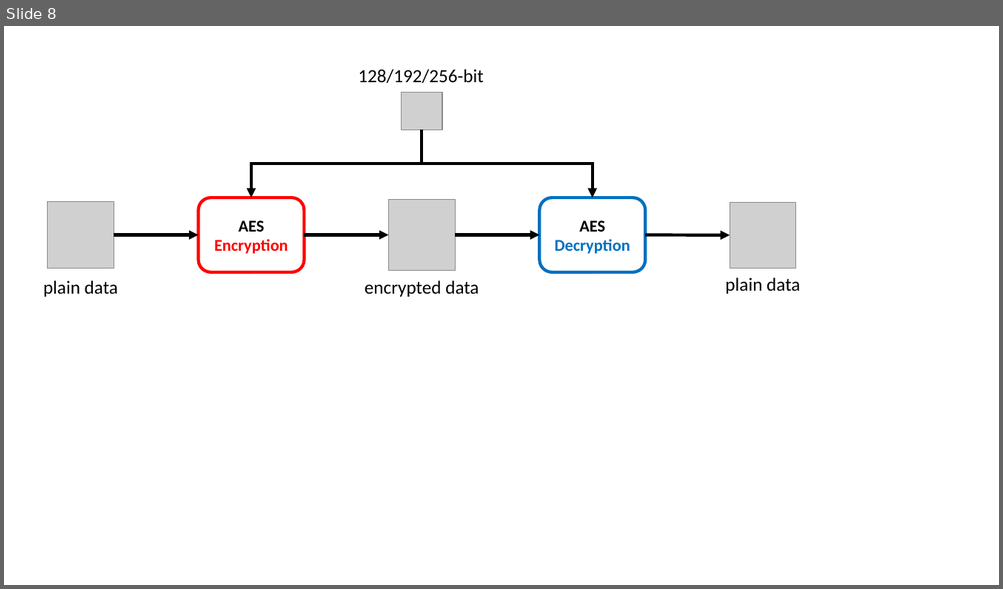
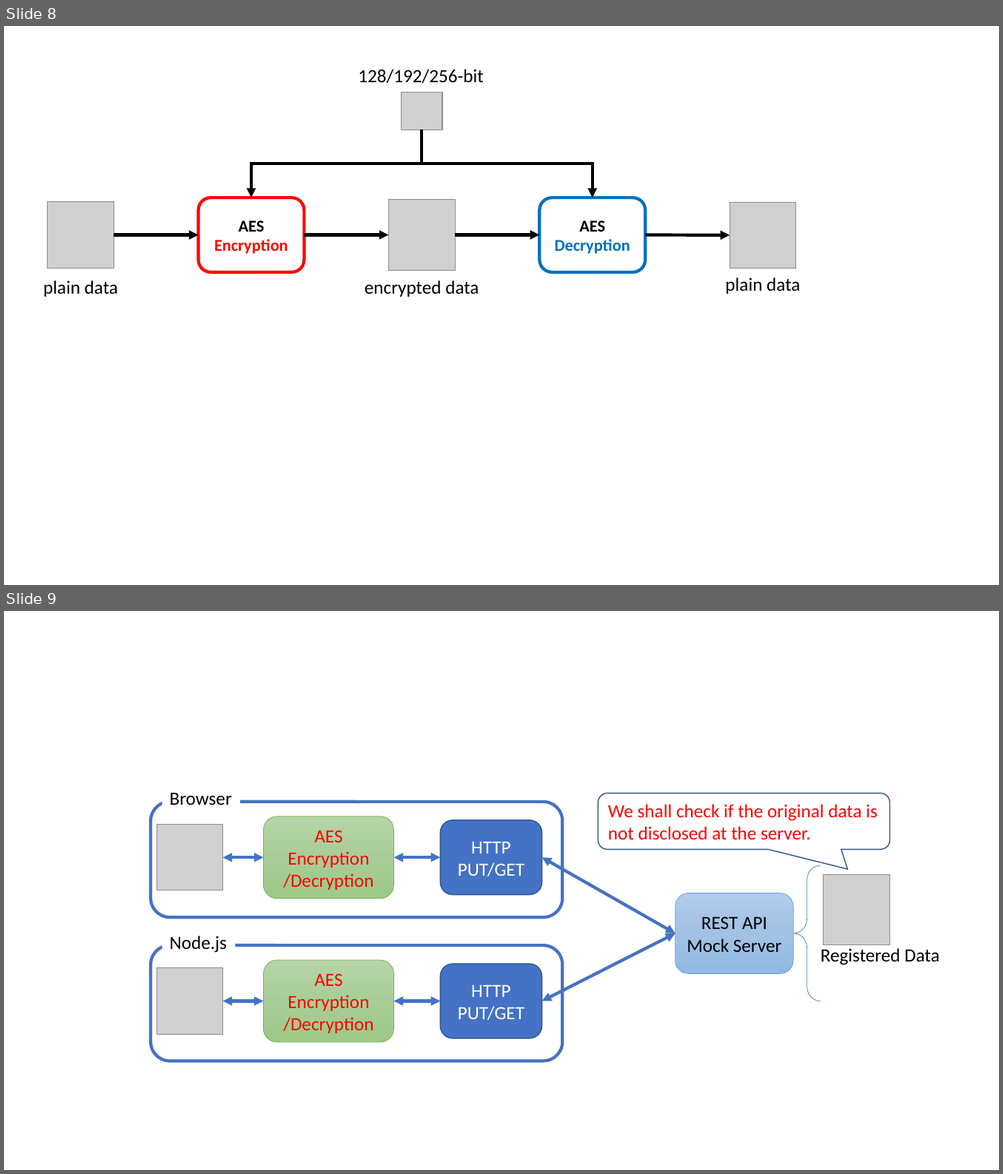
Before and after one commit to junkurihara/class-e2e_security_js, a slide deck: slides/Figs/images.pptx. Shown one above the other, each under a label of ours: slide 8 before the commit, slides 8 and 9 after it. The pictures are 1003x589 and 1003x1174 pixels, drawn with LibreOffice and Linux fonts; fonts in the diff are those of the drawing; grey boxes stand for pictures. Boxes give left, top, right and bottom in pixels: in the first picture for what was removed or moved away, otherwise in the second. Text is boxed around its words. In the diff, an @@ line names an element or a change of style, - is before the commit and + after.

Commit message:
updated slides

```diff
--- a/slides/Figs/images.pptx
+++ b/slides/Figs/images.pptx
@@ slide 9 added at <box>4,611,999,1170</box>, background #FFFFFF @@
@@ rounded rectangle added at <box>151,802,563,917</box>, outline #4472C4 3 pt @@
@@ text added at <box>170,792,232,806</box>, 18 pt, text #000000 @@
+Browser
@@ rounded speech box added at <box>598,793,890,849</box>, fill #FFFFFF, outline #325491 1 pt, 18 pt, text #FF0000 @@
+We shall check if the original data is not disclosed at the server.
@@ picture added at <box>156,824,222,891</box> @@
@@ rounded rectangle added at <box>264,817,394,899</box>, fill gradient #B5D5A7 to #AACE9A to #9CC987, outline #70AD47 0.5 pt, 18 pt, text #FF0000 @@
+AES Encryption
+/Decryption
@@ rounded rectangle added at <box>441,820,542,895</box>, fill #4472C4, outline #325491 1 pt, 18 pt, text #FFFFFF @@
+HTTP PUT/GET
@@ double arrow added from (222, 858) to (264, 858), #4472C4 3 pt @@
@@ double arrow added from (393, 858) to (441, 858), #4472C4 3 pt @@
@@ double arrow added from (542, 858) to (674, 934), #4472C4 3 pt @@
@@ left brace added at <box>794,866,819,1002</box>, outline #4472C4 0.5 pt @@
@@ picture added at <box>823,874,890,945</box> @@
@@ rounded rectangle added at <box>674,893,793,974</box>, fill gradient #B1CBE9 to #A3C1E5 to #93B9E4, outline #5B9BD5 0.5 pt, 18 pt, text #000000 @@
+REST API
+Mock Server
@@ text added at <box>170,936,227,953</box>, 18 pt, text #000000 @@
+Node.js
@@ double arrow added from (542, 1001) to (674, 934), #4472C4 3 pt @@
@@ rounded rectangle added at <box>151,946,563,1062</box>, outline #4472C4 3 pt @@
@@ rounded rectangle added at <box>264,960,394,1042</box>, fill gradient #B5D5A7 to #AACE9A to #9CC987, outline #70AD47 0.5 pt, 18 pt, text #FF0000 @@
+AES Encryption
+/Decryption
@@ rounded rectangle added at <box>441,964,542,1039</box>, fill #4472C4, outline #325491 1 pt, 18 pt, text #FFFFFF @@
+HTTP PUT/GET
@@ text added at <box>820,948,939,965</box>, 18 pt, text #000000 @@
+Registered Data
@@ picture added at <box>156,968,222,1035</box> @@
@@ double arrow added from (222, 1001) to (264, 1001), #4472C4 3 pt @@
@@ double arrow added from (393, 1001) to (441, 1001), #4472C4 3 pt @@
```
Also in this commit, not shown: 3 other files.
